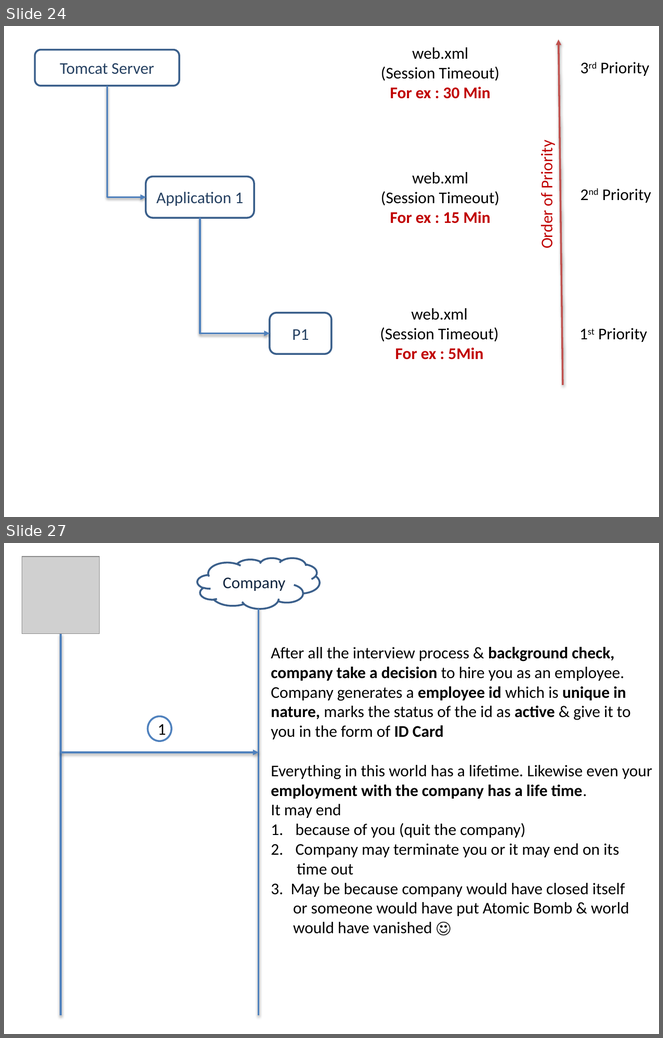
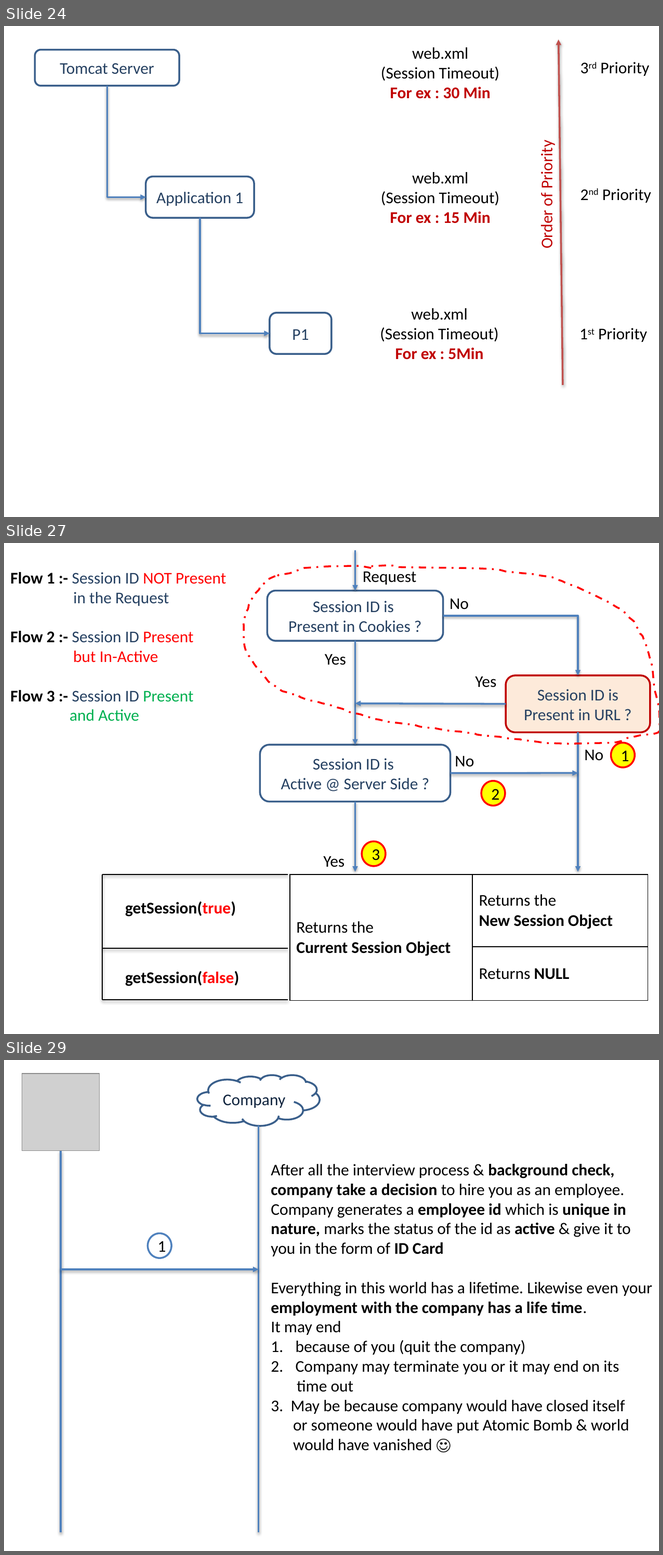
Before and after one commit to avinashv411/For-Class, a slide deck: 11. Others/A. PPTs/Servlets & JSP.pptx. Shown one above the other, each under a label of ours: slides 24 and 27 before the commit, slides 24, 27 and 29 after it; the slides between them are not shown. The pictures are 663x1038 and 663x1555 pixels, drawn with LibreOffice and Linux fonts; fonts in the diff are those of the drawing; grey boxes stand for pictures. Boxes give left, top, right and bottom in pixels: in the first picture for what was removed or moved away, otherwise in the second. Text is boxed around its words. In the diff, an @@ line names an element or a change of style, - is before the commit and + after.

```diff
--- a/11. Others/A. PPTs/Servlets & JSP.pptx
+++ b/11. Others/A. PPTs/Servlets & JSP.pptx
@@ slide 27 added at [4,543,659,1034], background #FFFFFF @@
@@ arrow added from (355, 550) to (355, 591), #4F81BD 2 pt @@
@@ text added at [10,572,226,721], 18 pt, text #254061 @@
+Flow 1 :- Session ID NOT Present
+in the Request
+Flow 2 :- Session ID Present
+but In-Active
+Flow 3 :- Session ID Present
+and Active
@@ freeform shape added at [244,565,659,744], outline #FF0000 2 pt dashed @@
@@ text added at [363,568,416,585], 18 pt, text #000000 @@
+Request
@@ rounded rectangle added at [268,591,443,641], outline #3A5F8C 2 pt, 18 pt, text #254061 @@
+Session ID is
+Present in Cookies ?
@@ text added at [450,598,469,610], 18 pt, text #000000 @@
+No
@@ elbow arrow added from (443, 616) to (578, 676), #4F81BD 2 pt @@
@@ arrow added from (355, 641) to (355, 745), #4F81BD 2 pt @@
@@ text added at [325,654,346,665], 18 pt, text #000000 @@
+Yes
@@ text added at [475,676,496,688], 18 pt, text #000000 @@
+Yes
@@ rounded rectangle added at [506,676,650,732], fill #FDEADA, outline #C00000 2 pt, 18 pt, text #254061 @@
+Session ID is Present in URL ?
@@ arrow added from (506, 704) to (355, 704), #4F81BD 2 pt @@
@@ rounded rectangle added at [260,745,451,802], outline #3A5F8C 2 pt, 18 pt, text #254061 @@
+Session ID is
+Active @ Server Side ?
@@ arrow added from (578, 732) to (578, 872), #4F81BD 2 pt @@
@@ ellipse added at [611,743,635,768], fill #FFFF00, outline #FF0000 2 pt, 18 pt, text #000000 @@
+1
@@ text added at [455,756,474,767], 18 pt, text #000000 @@
+No
@@ text added at [584,749,604,761], 18 pt, text #000000 @@
+No
@@ arrow added from (450, 774) to (578, 773), #4F81BD 2 pt @@
@@ ellipse added at [482,781,505,806], fill #FFFF00, outline #FF0000 2 pt, 18 pt, text #000000 @@
+2
@@ arrow added from (355, 802) to (355, 872), #4F81BD 2 pt @@
@@ ellipse added at [362,842,385,866], fill #FFFF00, outline #FF0000 2 pt, 18 pt, text #000000 @@
+3
@@ text added at [323,856,345,867], 18 pt, text #000000 @@
+Yes
@@ line added from (102, 875) to (288, 875), #000000 1 pt @@
@@ line added from (102, 875) to (102, 1000), #000000 1 pt @@
@@ table added at [289,875,648,1001], 2 rows, 2 columns @@
+Returns the / Current Session Object | Returns the / New Session Object
+ | Returns NULL
@@ text added at [125,902,236,917], 18 pt, text #000000, bold @@
+getSession(true)
@@ line added from (102, 949) to (288, 949), #000000 1 pt @@
@@ text added at [125,971,239,987], 18 pt, text #000000, bold @@
+getSession(false)
@@ line added from (102, 1000) to (288, 1000), #000000 1 pt @@
@@ what was slide 27 is now slide 29 @@
```
Also in this commit, not shown: 2 slides changed, 1 other slide added, 15 other files.
